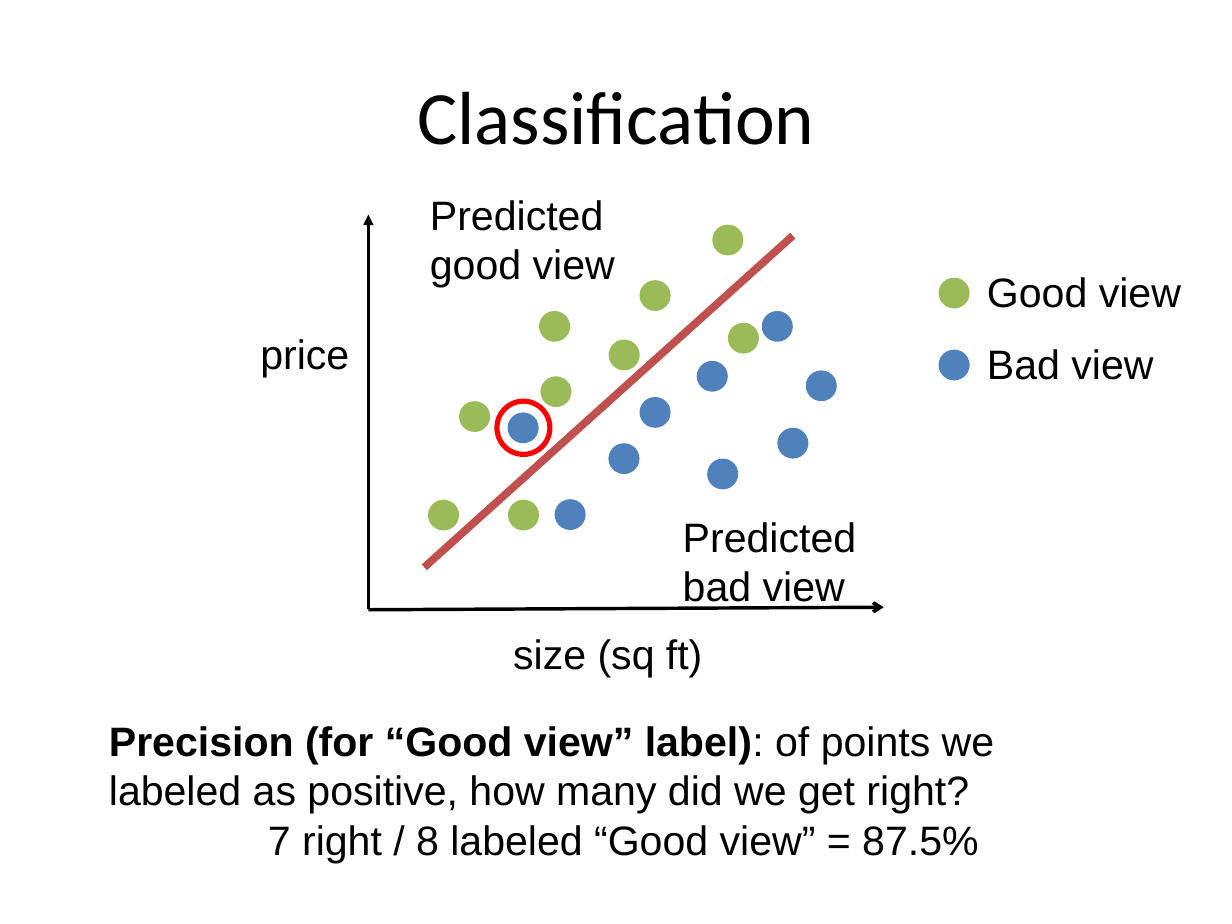
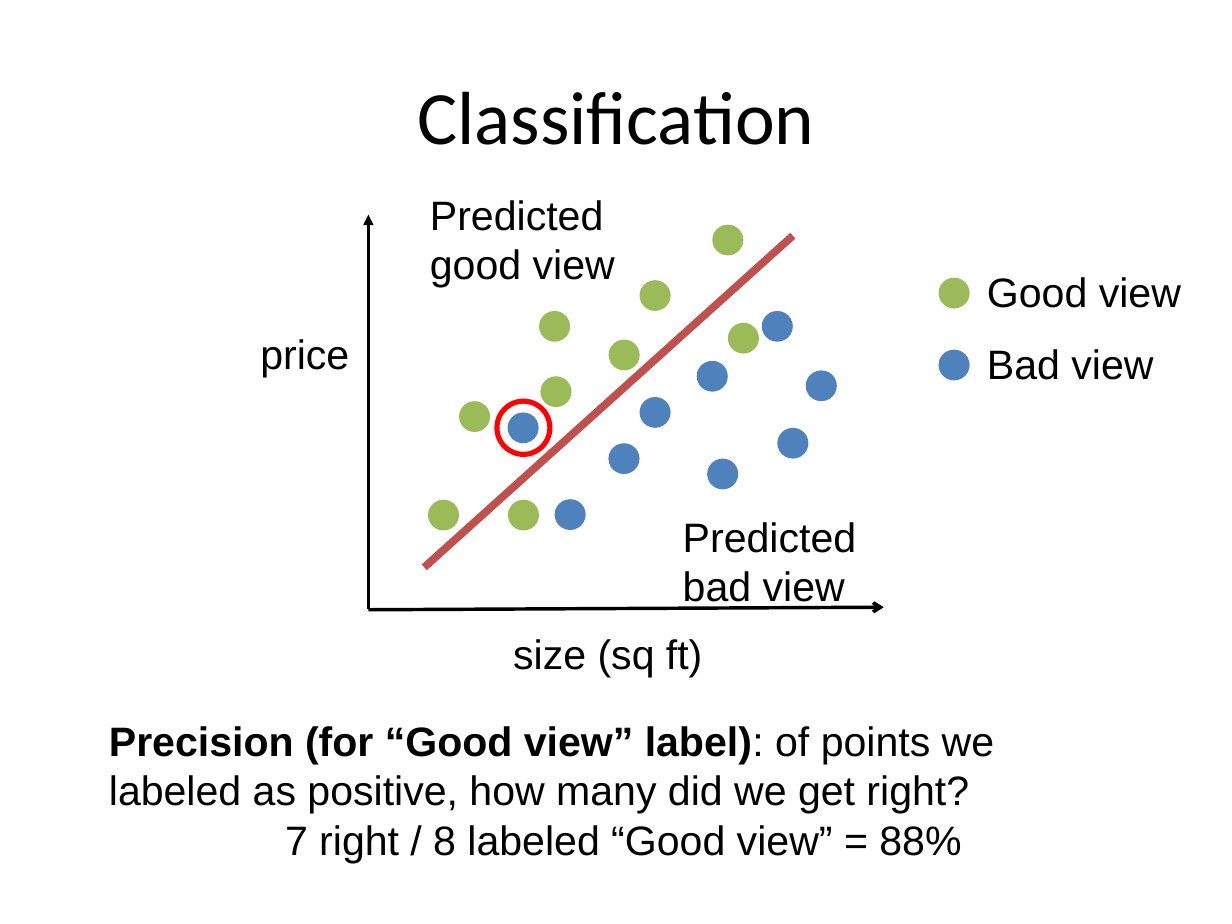
Before and after one commit to aloksharma1993/techfest-ml-tutorial, a slide deck: slide 19 of Techfest_ML.pptx (slide 18 before the commit). Drawn at 1232x924 pixels with LibreOffice and Linux fonts; fonts in the diff are those of the drawing. Boxes give left, top, right and bottom in pixels: in the first picture for what was removed or moved away, otherwise in the second. Text is boxed around its words. In the diff, an @@ line names an element or a change of style, - is before the commit and + after.

```diff
--- a/Techfest_ML.pptx
+++ b/Techfest_ML.pptx
@@ text at (285,825,961,863): text changed @@
-7 right / 8 labeled “Good view” = 87.5%
+7 right / 8 labeled “Good view” = 88%
```
Also in this commit, not shown: 4 other slides changed, 1 slide added.
